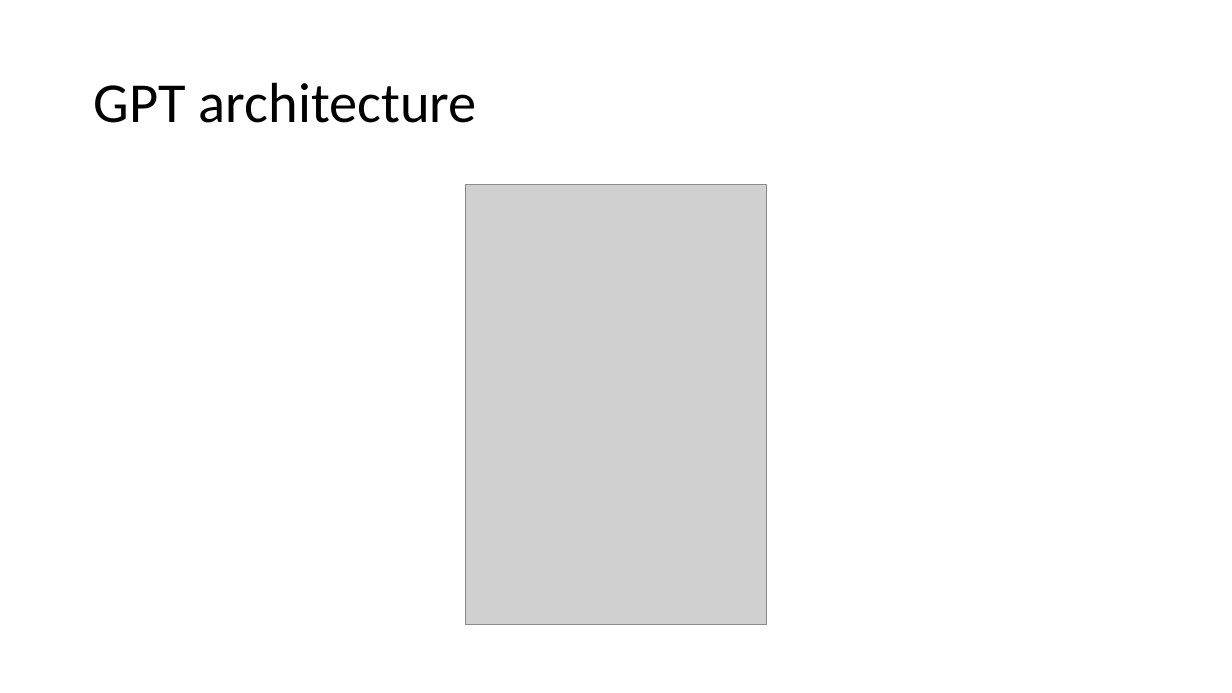
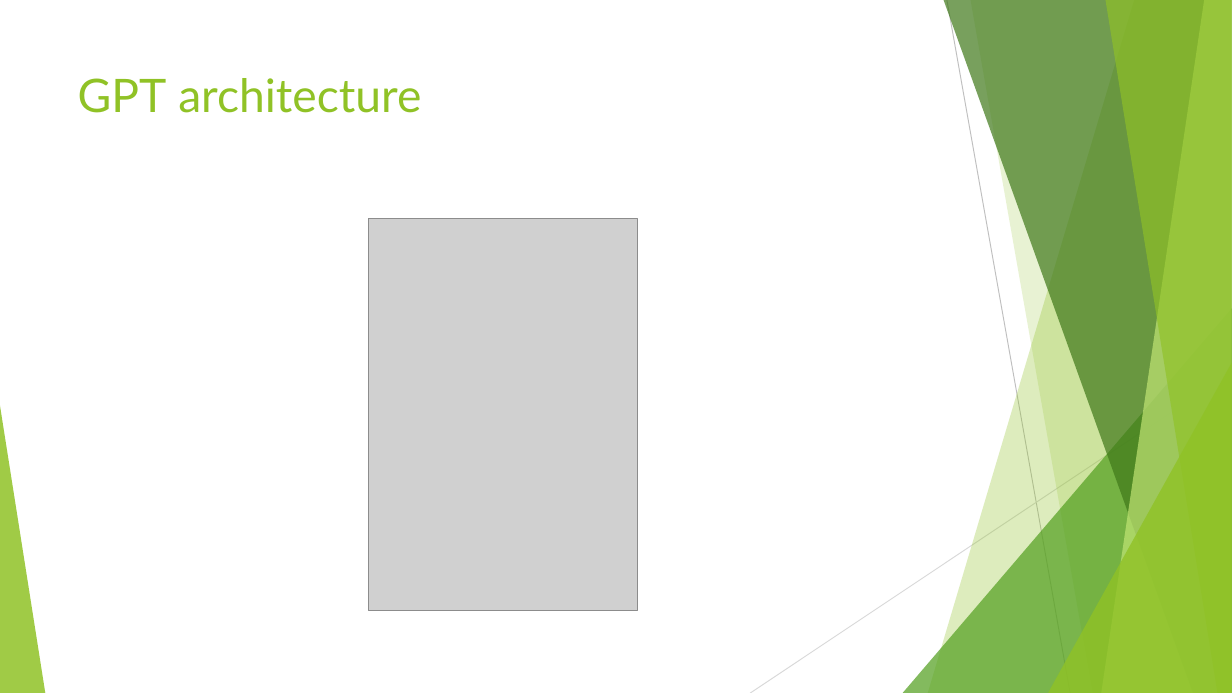
Before and after one commit to bodzio50318/genAiWorkshop, a slide deck: slide 20 of AiDem.pptm. Drawn at 1232x693 pixels with LibreOffice and Linux fonts; fonts in the diff are those of the drawing; grey boxes stand for pictures. Boxes give left, top, right and bottom in pixels: in the first picture for what was removed or moved away, otherwise in the second. Text is boxed around its words. In the diff, an @@ line names an element or a change of style, - is before the commit and + after.

```diff
--- a/AiDem.pptm
+++ b/AiDem.pptm
@@ title "GPT architecture": place and size @@
-title "GPT architecture" at <box>94,82,477,123</box>
+title "GPT architecture" at <box>78,78,421,113</box>
@@ title "GPT architecture" at <box>78,78,421,113</box>: size 44 to 36 pt, font Calibri to Lato, text colour #000000 to #90C226; line spacing 0.9 to 1; vertical alignment middle to top @@
@@ picture: place and size @@
-picture at <box>465,185,766,625</box>
+picture at <box>369,218,638,610</box>
@@ group added at <box>0,0,1232,693</box>: 5 freeform shapes, 3 triangles, 2 lines @@
```
Also in this commit, not shown: 21 other slides changed, 1 slide added, 3 other files.
